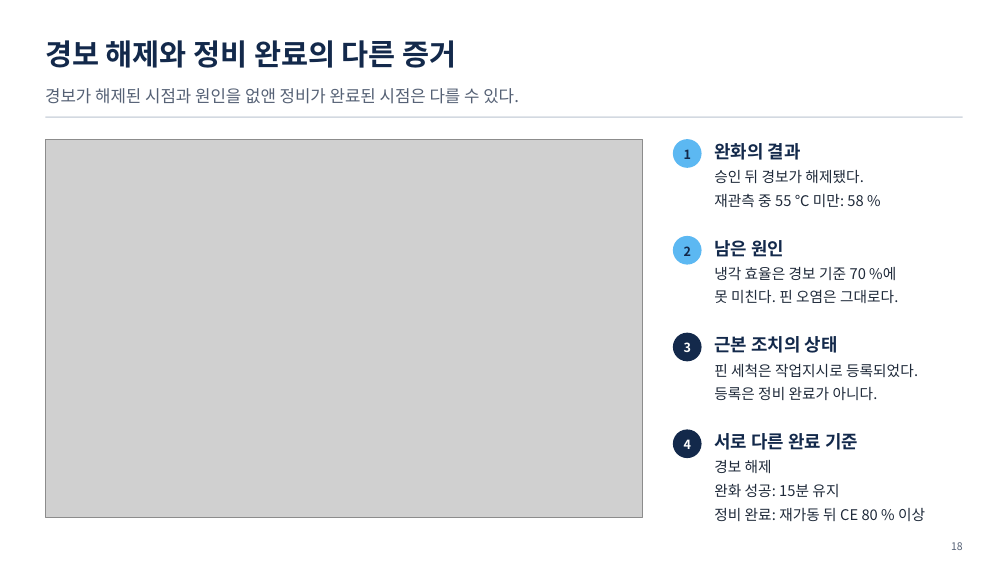
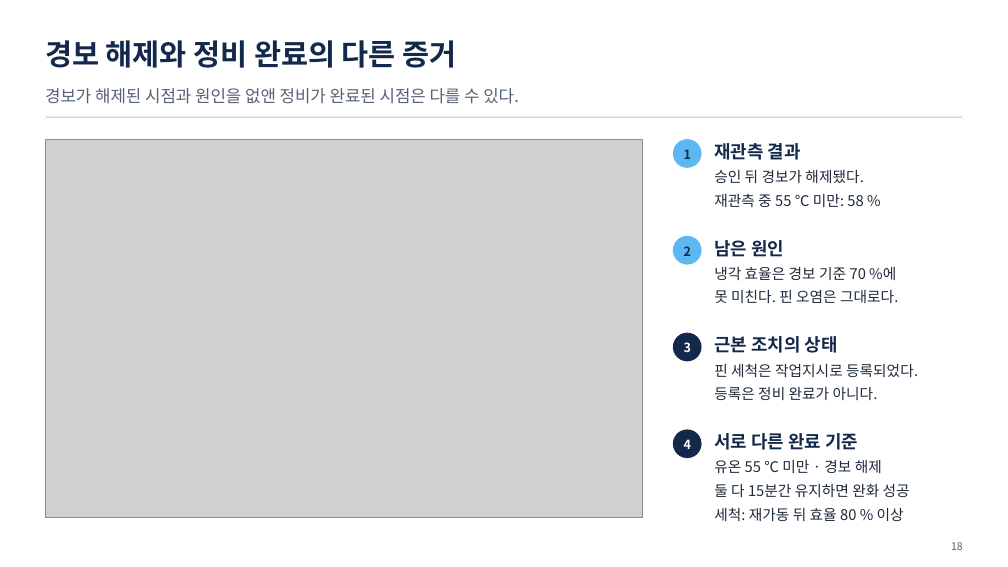
Before and after one commit to uengine-oss/hyd-iot-edu, a slide deck: slide 18 of workspace/강의제작/산출물/통합반/이론/03회차/통합반_03일차.pptx. Drawn at 1008x567 pixels with LibreOffice and Linux fonts; fonts in the diff are those of the drawing; grey boxes stand for pictures. Boxes give left, top, right and bottom in pixels: in the first picture for what was removed or moved away, otherwise in the second. Text is boxed around its words. In the diff, an @@ line names an element or a change of style, - is before the commit and + after.

Commit message:
통합 3회차 첫 단원에서 정비 잠금과 완화·세척 완료 근거를 구별

```diff
--- a/workspace/강의제작/산출물/통합반/이론/03회차/통합반_03일차.pptx
+++ b/workspace/강의제작/산출물/통합반/이론/03회차/통합반_03일차.pptx
@@ text at box(714, 143, 801, 160): text changed @@
-완화의 결과
+재관측 결과
@@ text at box(714, 460, 910, 521): text changed @@
-경보 해제
-완화 성공: 15분 유지
-정비 완료: 재가동 뒤 CE 80 % 이상
+유온 55 ℃ 미만 · 경보 해제
+둘 다 15분간 유지하면 완화 성공
+세척: 재가동 뒤 효율 80 % 이상
```
Also in this commit, not shown: 1 other slide changed, 2 other files.
